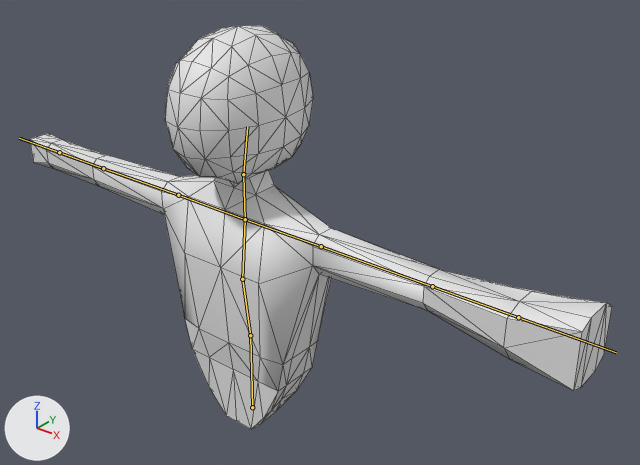
Before and after pictures for a commit that changed the glTF model Project/Assets/Models/GameScene/Enemy/bossEnemy.gltf.
Camera for both pictures: a 50 mm lens placed at (28.8, -29.9, 31.3), pointed at (3.0, 2.4, 11.3). Lighting does not change. The marker at lower left points along +X, +Y and +Z. The first picture is the older version. The bones that bend it are drawn over the model as lines. Mesh edges are drawn as thin lines.

In view in the first picture: 'bossEnemy_0'.
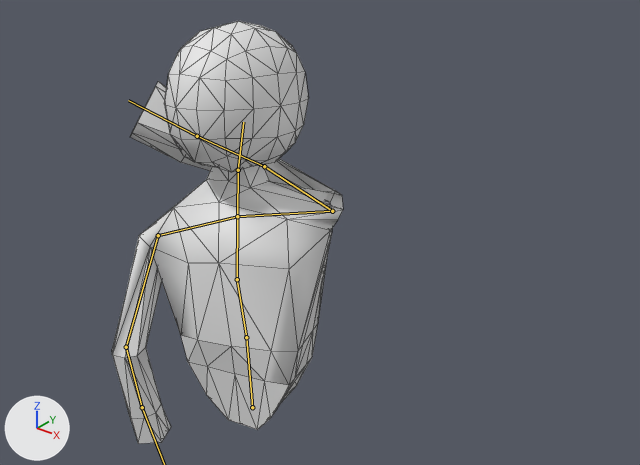
The newer file adds an action. The first version stands in its rest pose; the second is drawn at frame 10 of the action 'endChargeGreatAttack'.

Scene script edits in JSON lines:
```json
{"block": "bone_waist", "where": "bone_waist = bpy.data.objects['bossEnemyArmature'].pose.bones['waist']"}
{"op": "set", "path": "bone_waist.rotation_quaternion", "old": "(1.0, 0.0, 0.0, 0.0)", "new": "(0.995, -0.03, 0.09, -0.004)", "note": "degrees (0, 0, 0) -> degrees (-4, 10, -1)"}
{"block": "bone_stomach", "where": "bone_stomach = bpy.data.objects['bossEnemyArmature'].pose.bones['stomach']  # child of 'waist'"}
{"op": "set", "path": "bone_stomach.rotation_quaternion", "old": "(1.0, 0.0, 0.0, 0.0)", "new": "(0.997, 0.048, 0.051, -0.024)", "note": "degrees (0, 0, 0) -> degrees (5, 6, -2)"}
{"block": "bone_chest", "where": "bone_chest = bpy.data.objects['bossEnemyArmature'].pose.bones['chest']  # child of 'stomach'"}
{"op": "set", "path": "bone_chest.rotation_quaternion", "old": "(1.0, 0.0, 0.0, 0.0)", "new": "(0.993, 0.066, -0.096, -0.018)", "note": "degrees (0, 0, 0) -> degrees (8, -11, -3)"}
{"block": "bone_neck", "where": "bone_neck = bpy.data.objects['bossEnemyArmature'].pose.bones['neck']  # child of 'chest'"}
{"op": "set", "path": "bone_neck.rotation_quaternion", "old": "(1.0, 0.0, 0.0, 0.0)", "new": "(0.998, -0.001, -0.048, 0.04)", "note": "degrees (0, 0, 0) -> degrees (0, -6, 5)"}
{"block": "bone_leftshoulder", "where": "bone_leftshoulder = bpy.data.objects['bossEnemyArmature'].pose.bones['leftShoulder']  # child of 'chest'"}
{"op": "set", "path": "bone_leftshoulder.rotation_quaternion", "old": "(1.0, 0.0, 0.0, 0.0)", "new": "(0.978, -0.145, -0.101, -0.113)", "note": "degrees (0, 0, 0) -> degrees (-16, -13, -11)"}
{"block": "bone_leftupperarm", "where": "bone_leftupperarm = bpy.data.objects['bossEnemyArmature'].pose.bones['leftUpperArm']  # child of 'leftShoulder'"}
{"op": "set", "path": "bone_leftupperarm.rotation_quaternion", "old": "(1.0, 0.0, 0.0, 0.0)", "new": "(0.785, -0.056, 0.333, -0.52)", "note": "degrees (0, 0, 0) -> degrees (-29, 28, -74)"}
{"block": "bone_leftfoream", "where": "bone_leftfoream = bpy.data.objects['bossEnemyArmature'].pose.bones['leftFoream']  # child of 'leftUpperArm'"}
{"op": "set", "path": "bone_leftfoream.rotation_quaternion", "old": "(1.0, 0.0, 0.0, 0.0)", "new": "(0.945, 0.298, -0.134, -0.026)", "note": "degrees (0, 0, 0) -> degrees (36, -14, -8)"}
{"block": "bone_lefthand", "where": "bone_lefthand = bpy.data.objects['bossEnemyArmature'].pose.bones['leftHand']  # child of 'leftFoream'"}
{"op": "set", "path": "bone_lefthand.rotation_quaternion", "old": "(1.0, 0.0, 0.0, 0.0)", "new": "(0.989, -0.019, -0.119, -0.082)", "note": "degrees (0, 0, 0) -> degrees (-1, -14, -9)"}
{"block": "bone_rightshoulder", "where": "bone_rightshoulder = bpy.data.objects['bossEnemyArmature'].pose.bones['rightShoulder']  # child of 'chest'"}
{"op": "set", "path": "bone_rightshoulder.rotation_quaternion", "old": "(1.0, 0.0, 0.0, 0.0)", "new": "(0.937, -0.233, 0.256, -0.041)", "note": "degrees (0, 0, 0) -> degrees (-31, 27, -13)"}
{"block": "bone_rightupperarm", "where": "bone_rightupperarm = bpy.data.objects['bossEnemyArmature'].pose.bones['rightUpperArm']  # child of 'rightShoulder'"}
{"op": "set", "path": "bone_rightupperarm.rotation_quaternion", "old": "(1.0, 0.0, 0.0, 0.0)", "new": "(0.308, 0.695, 0.276, -0.589)", "note": "degrees (0, 0, 0) -> degrees (139, 81, 8)"}
{"block": "bone_rightforearm", "where": "bone_rightforearm = bpy.data.objects['bossEnemyArmature'].pose.bones['rightForearm']  # child of 'rightUpperArm'"}
{"op": "set", "path": "bone_rightforearm.rotation_quaternion", "old": "(1.0, 0.0, 0.0, 0.0)", "new": "(0.914, 0.273, -0.129, -0.27)", "note": "degrees (0, 0, 0) -> degrees (35, -5, -34)"}
{"block": "bone_righthand", "where": "bone_righthand = bpy.data.objects['bossEnemyArmature'].pose.bones['rightHand']  # child of 'rightForearm'"}
{"op": "set", "path": "bone_righthand.rotation_quaternion", "old": "(1.0, 0.0, 0.0, 0.0)", "new": "(0.984, 0.012, -0.14, -0.113)", "note": "degrees (0, 0, 0) -> degrees (3, -16, -14)"}
```

Pixel boxes [x1, y1, x2, y2] of what changed, in the pictures (640 x 465 px):
```json
{"object": "bossEnemy_0", "change": "posed", "before": [30, 25, 612, 429], "after": [112, 21, 343, 444], "on screen": "60% narrower"}
{"bone": "waist", "before": "(252, 407) to (250, 335)", "after": "(252, 407) to (246, 337)"}
{"bone": "stomach", "before": "(250, 335) to (242, 279)", "after": "(246, 337) to (237, 279)"}
{"bone": "chest", "before": "(242, 279) to (245, 219)", "after": "(237, 279) to (237, 216)"}
{"bone": "neck", "before": "(245, 219) to (243, 174)", "after": "(237, 216) to (238, 170)"}
{"bone": "leftShoulder", "before": "(245, 219) to (178, 195)", "after": "(237, 216) to (158, 235)"}
{"bone": "leftUpperArm", "before": "(178, 195) to (103, 168)", "after": "(158, 235) to (126, 347)"}
{"bone": "leftFoream", "before": "(103, 168) to (59, 152)", "after": "(126, 347) to (142, 407)"}
{"bone": "rightShoulder", "before": "(245, 219) to (321, 246)", "after": "(237, 216) to (332, 211)"}
{"bone": "rightUpperArm", "before": "(321, 246) to (432, 286)", "after": "(332, 211) to (264, 166)"}
{"bone": "rightForearm", "before": "(432, 286) to (518, 317)", "after": "(264, 166) to (197, 136)"}
{"bone": "rightHand", "before": "(518, 317) to (616, 352)", "after": "(197, 136) to (128, 100)"}
```
